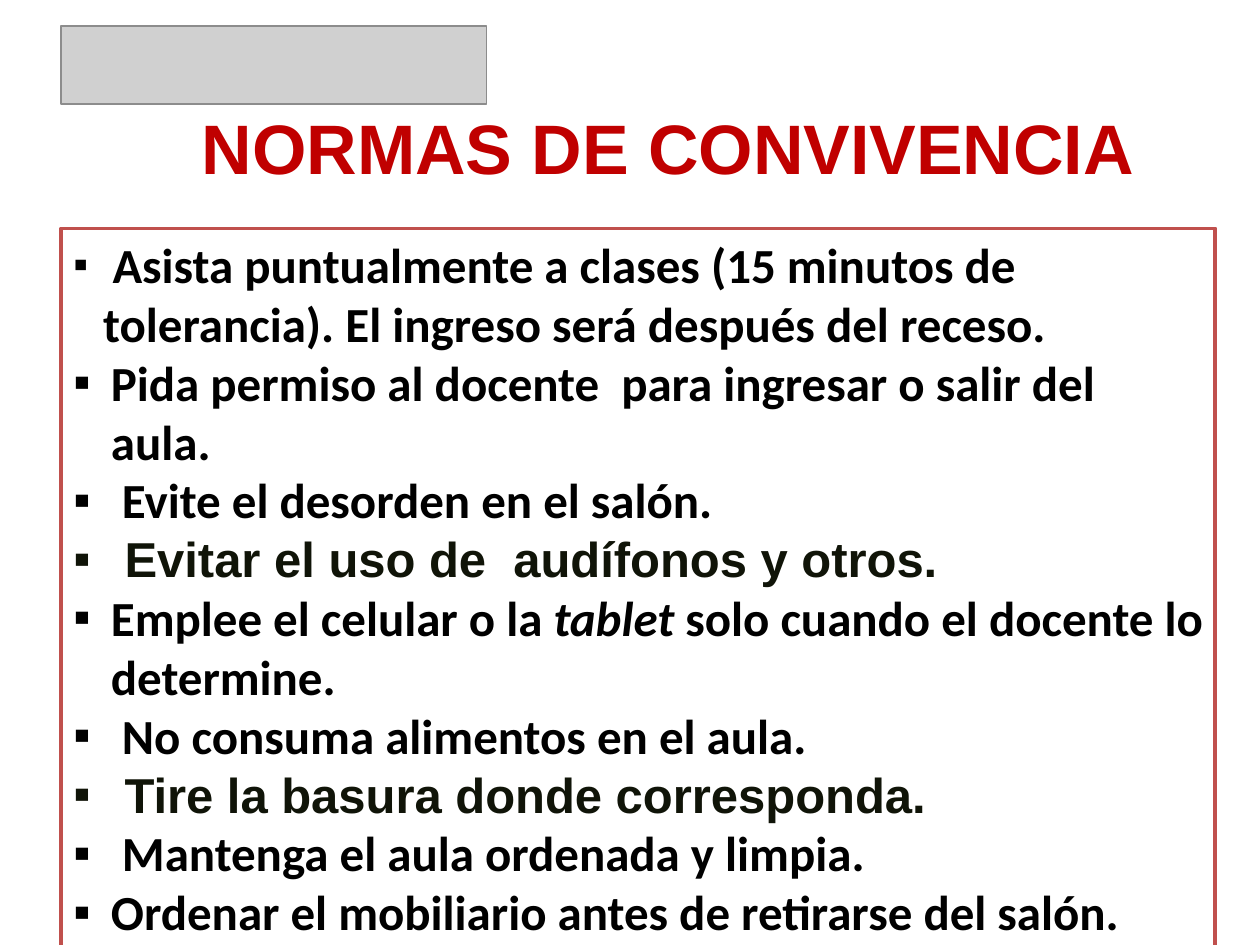
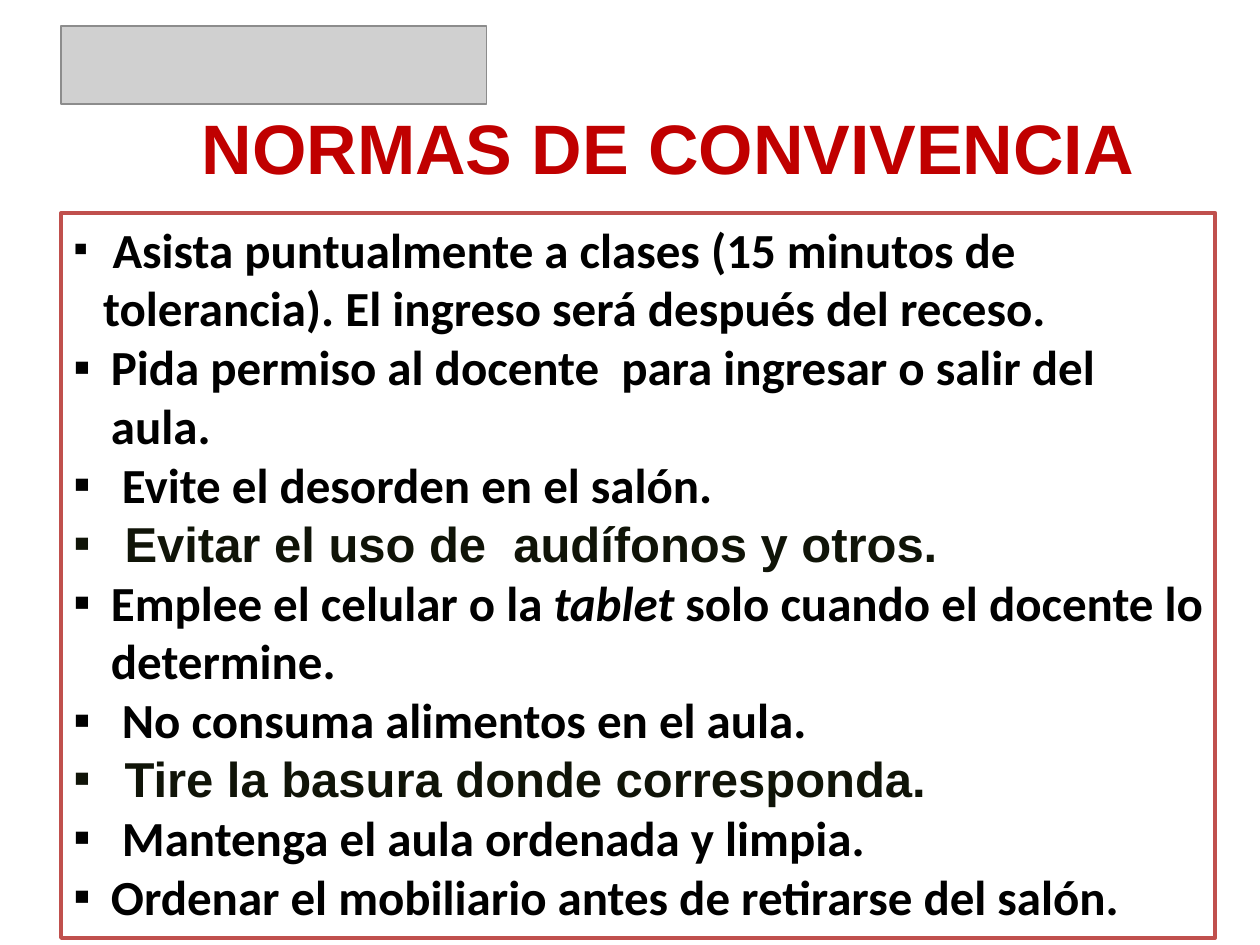
Before and after one commit to gcoronelc/UCV_MET-PROG_2017-2, a slide deck: slide 2 of PRIMER_DIA/NORMAS DE CONVIVENCIA.pptx. Drawn at 1260x945 pixels with LibreOffice and Linux fonts; fonts in the diff are those of the drawing; grey boxes stand for pictures. Boxes give left, top, right and bottom in pixels: in the first picture for what was removed or moved away, otherwise in the second. Text is boxed around its words. In the diff, an @@ line names an element or a change of style, - is before the commit and + after.

```diff
--- a/PRIMER_DIA/NORMAS DE CONVIVENCIA.pptx
+++ b/PRIMER_DIA/NORMAS DE CONVIVENCIA.pptx
@@ rectangle "Asista puntualmente a clases (15 ...": place and size @@
-rectangle "Asista puntualmente a clases (15 ..." at [60, 228, 1215, 945]
+rectangle "Asista puntualmente a clases (15 ..." at [60, 213, 1215, 939]
```
Also in this commit, not shown: 9 other files.
